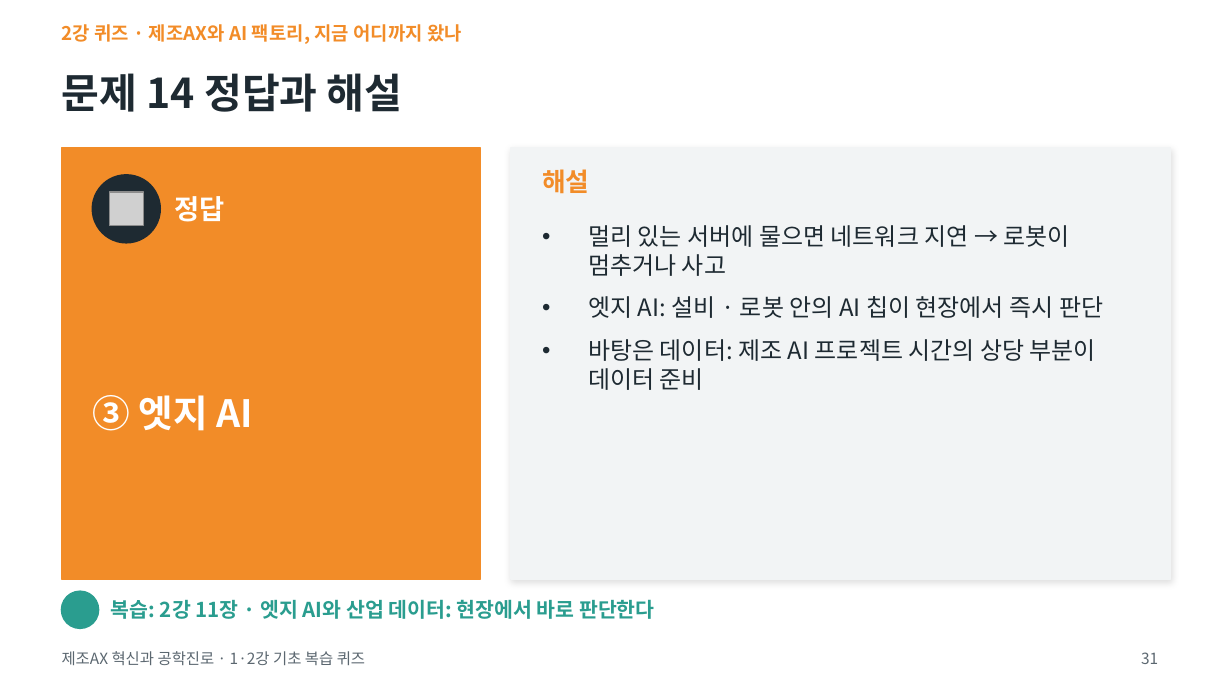
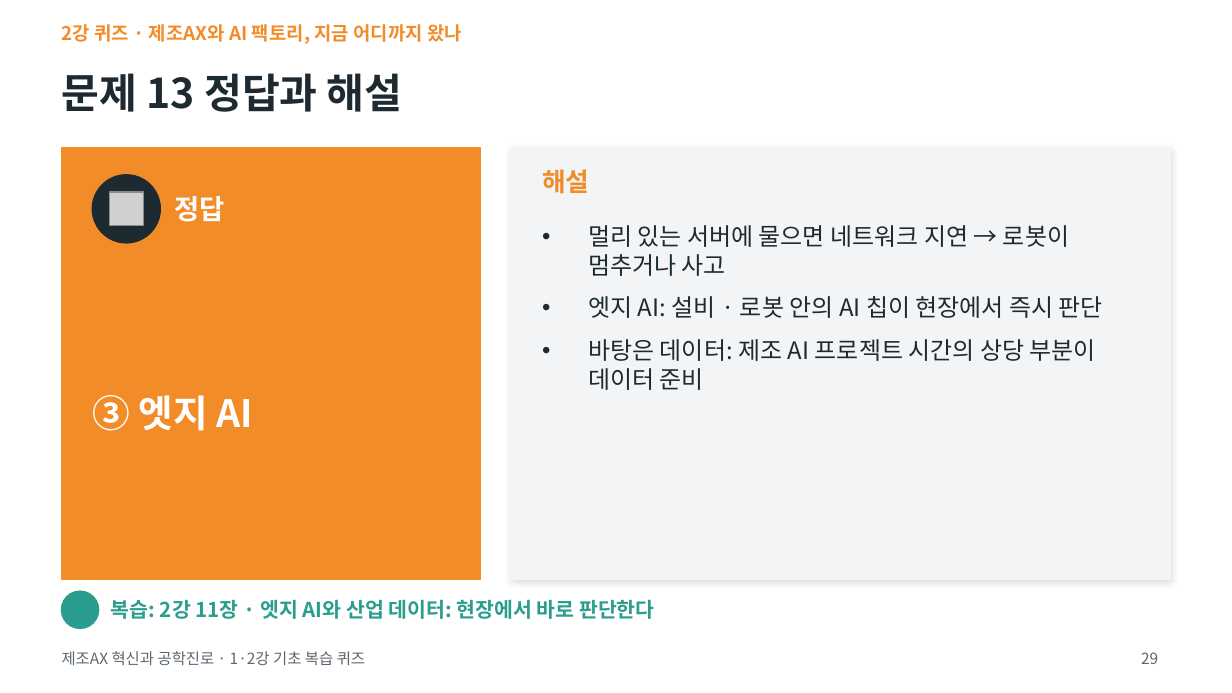
Before and after one commit to ykkimhgu/Intro-MCE-Freshman-Course, a slide deck: slide 29 of quiz12/1-2강_기초복습퀴즈.pptx (slide 31 before the commit). Drawn at 1232x693 pixels with LibreOffice and Linux fonts; fonts in the diff are those of the drawing; grey boxes stand for pictures; background and template pictures are left out. Boxes give left, top, right and bottom in pixels: in the first picture for what was removed or moved away, otherwise in the second. Text is boxed around its words. In the diff, an @@ line names an element or a change of style, - is before the commit and + after.

```diff
--- a/quiz12/1-2강_기초복습퀴즈.pptx
+++ b/quiz12/1-2강_기초복습퀴즈.pptx
@@ title at bbox=[62, 73, 403, 112]: text changed @@
-문제 14 정답과 해설
+문제 13 정답과 해설
@@ page number at bbox=[1141, 652, 1158, 664]: text changed @@
-31
+29
```
Also in this commit, not shown: 9 other slides changed, 3 other files.
